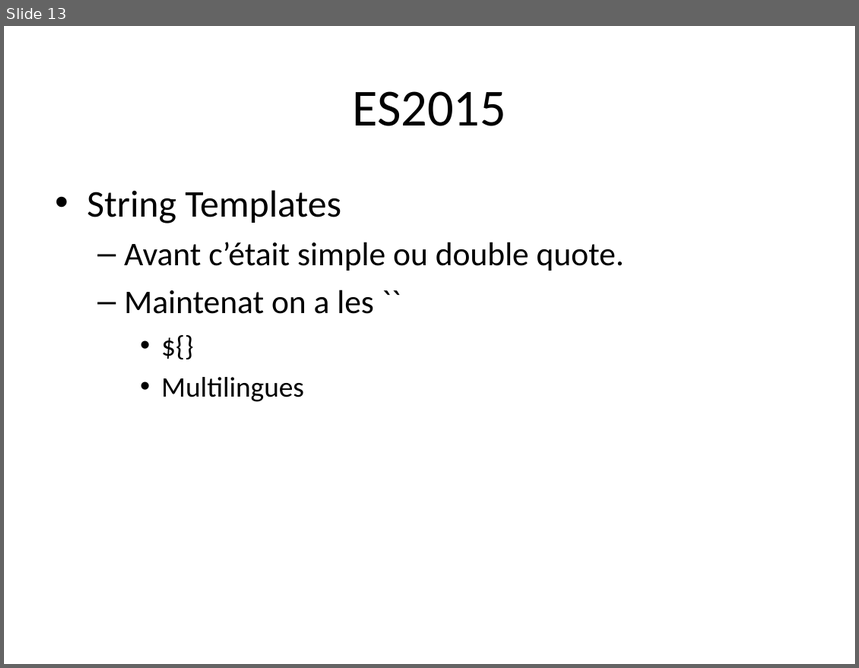
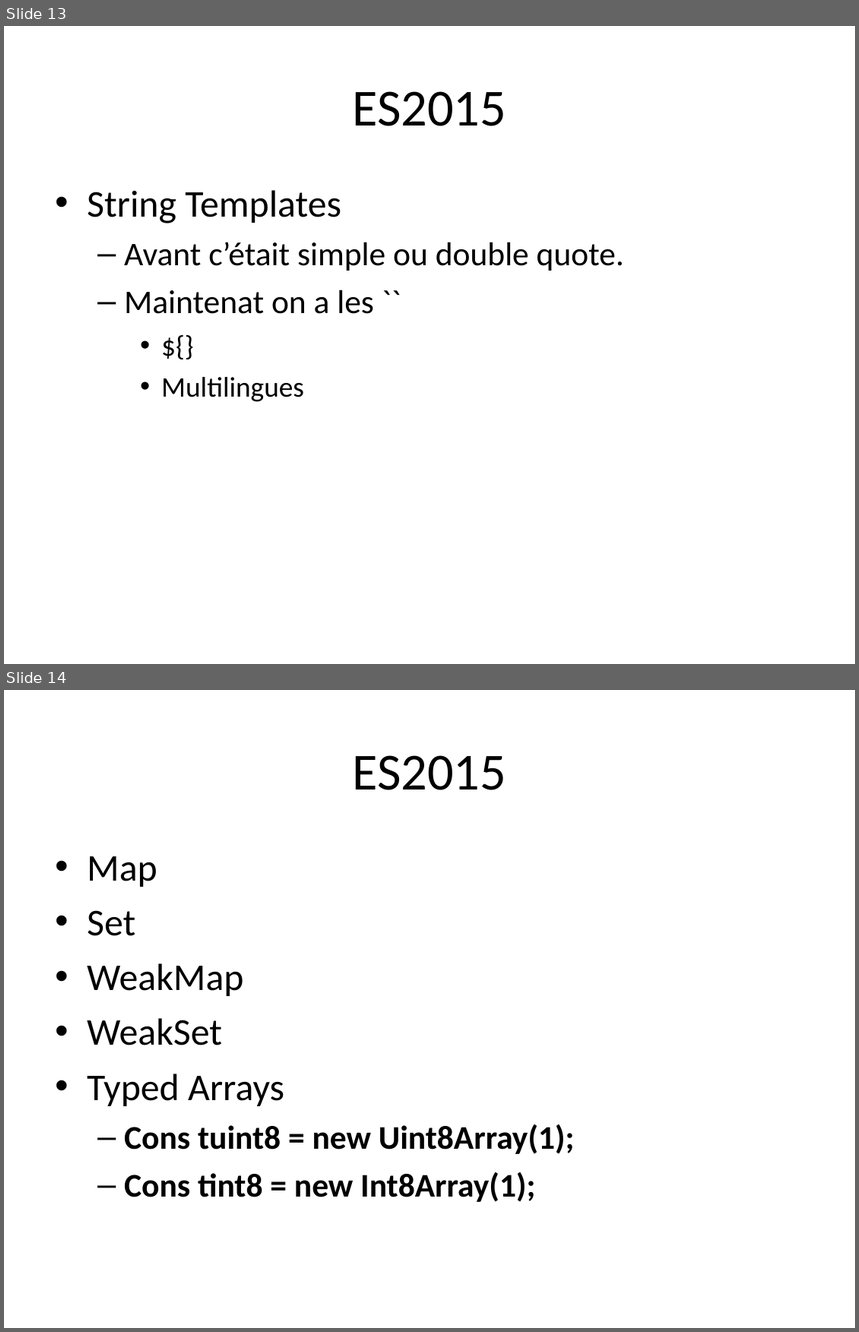
Before and after one commit to mehdizyane/formation_es2015, a slide deck: ES2015.odp. Shown one above the other, each under a label of ours: slide 13 before the commit, slides 13 and 14 after it. The pictures are 859x668 and 859x1332 pixels, drawn with LibreOffice and Linux fonts; fonts in the diff are those of the drawing. Boxes give left, top, right and bottom in pixels: in the first picture for what was removed or moved away, otherwise in the second. Text is boxed around its words. In the diff, an @@ line names an element or a change of style, - is before the commit and + after.

```diff
--- a/ES2015.odp
+++ b/ES2015.odp
@@ slide 14 added at <box>4,690,855,1328</box>, background #FFFFFF @@
@@ title added at <box>352,755,506,790</box>, 44 pt, text #000000 @@
+ES2015
@@ text added at <box>87,856,575,1202</box>, 28 pt, text #000000, bold @@
+• Map
+• Set
+• WeakMap
+• WeakSet
+• Typed Arrays
+  – Cons tuint8 = new Uint8Array(1);
+  – Cons tint8 = new Int8Array(1);
```
Also in this commit, not shown: 9 other slides added, 14 other files.
